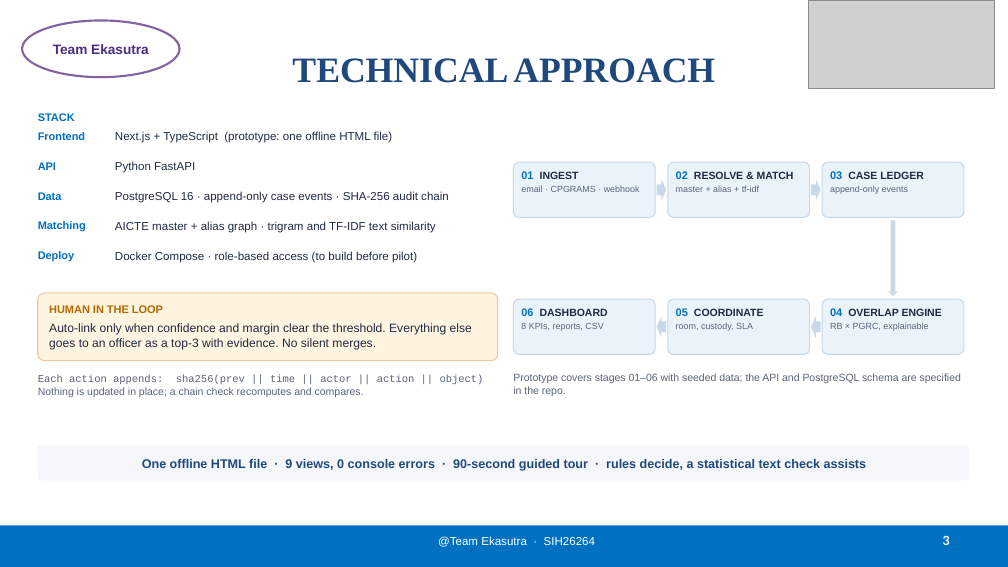
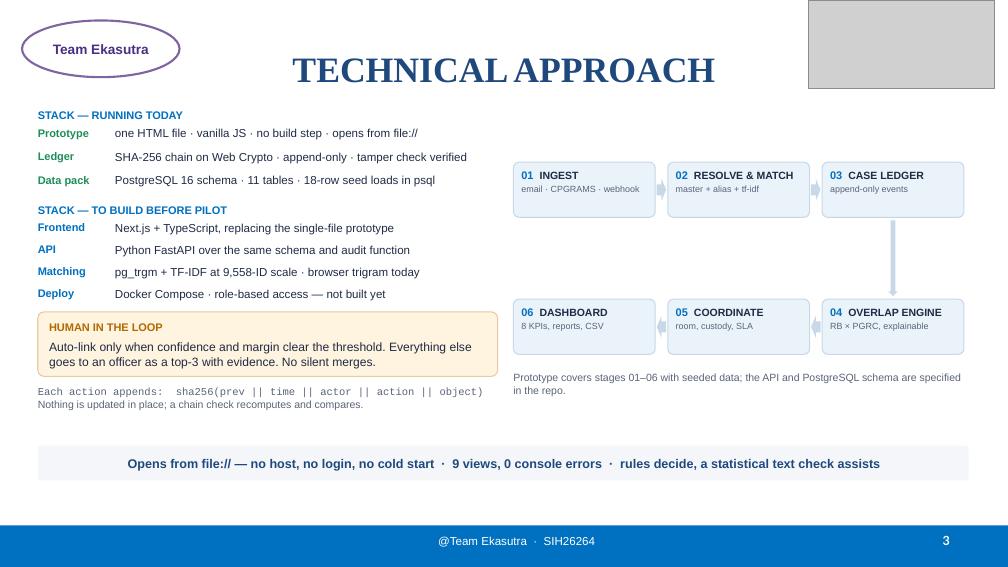
Before and after one commit to jvjerwinece/SIH26264, a slide deck: slide 3 of submission/Ekasutra_SIH2026_SIH26264_Official.pptx. Drawn at 1008x567 pixels with LibreOffice and Linux fonts; fonts in the diff are those of the drawing; grey boxes stand for pictures. Boxes give left, top, right and bottom in pixels: in the first picture for what was removed or moved away, otherwise in the second. Text is boxed around its words. In the diff, an @@ line names an element or a change of style, - is before the commit and + after.

Commit message:
fix: close the per-slide traps a judge reads for in the official deck
Page 2 described the mechanism in terms that would survive swapping the
regulator, so it now names one seeded case: three fee, scholarship and
intake complaints about one college in Kanchipuram, three name spellings,
two in PGRC and one in RB.

Page 3 listed a stack nobody has run. It is split into running today and
to build, so every green row is checkable and every blue row is declared
as not built. Page 4's risk column became five failure modes with their
fallbacks, including the two gaps we already carry. Page 5 gained a second
number with the working shown, counted from the shipped seed. Page 6
answers the data-access question directly.

```diff
--- a/submission/Ekasutra_SIH2026_SIH26264_Official.pptx
+++ b/submission/Ekasutra_SIH2026_SIH26264_Official.pptx
@@ text at box(38, 111, 183, 119): text changed @@
-STACK
+STACK — RUNNING TODAY
@@ text added at box(38, 129, 89, 139), 10.5 pt, text #1E8E5A, bold @@
+Prototype
@@ text at box(115, 128, 418, 140): text changed @@
-Next.js + TypeScript (prototype: one offline HTML file)
+one HTML file · vanilla JS · no build step · opens from file://
@@ text at box(38, 176, 90, 186): text changed; text colour #0070C0 to #1E8E5A @@
-Data
+Data pack
@@ text added at box(38, 152, 74, 163), 10.5 pt, text #1E8E5A, bold @@
+Ledger
@@ text removed at box(115, 161, 195, 173) @@
-Python FastAPI
@@ text added at box(115, 152, 467, 164), 11 pt, text #1F2A44 @@
+SHA-256 chain on Web Crypto · append-only · tamper check verified
@@ text added at box(115, 175, 435, 187), 11 pt, text #1F2A44 @@
+PostgreSQL 16 schema · 11 tables · 18-row seed loads in psql
@@ text added at box(38, 205, 227, 216), 10.5 pt, text #0070C0, bold @@
+STACK — TO BUILD BEFORE PILOT
@@ text removed at box(115, 191, 449, 203) @@
-PostgreSQL 16 · append-only case events · SHA-256 audit chain
@@ text "Frontend": place and size @@
-text "Frontend" at box(38, 132, 85, 140)
+text "Frontend" at box(38, 223, 85, 231)
@@ text removed at box(115, 221, 436, 233) @@
-AICTE master + alias graph · trigram and TF-IDF text similarity
@@ text added at box(115, 223, 394, 235), 11 pt, text #1F2A44 @@
+Next.js + TypeScript, replacing the single-file prototype
@@ text "Matching": place and size @@
-text "Matching" at box(38, 221, 86, 232)
+text "Matching" at box(38, 267, 86, 278)
@@ text "API": place and size @@
-text "API" at box(38, 162, 56, 170)
+text "API" at box(38, 245, 56, 253)
@@ text added at box(115, 245, 411, 257), 11 pt, text #1F2A44 @@
+Python FastAPI over the same schema and audit function
@@ text added at box(115, 267, 419, 279), 11 pt, text #1F2A44 @@
+pg_trgm + TF-IDF at 9,558-ID scale · browser trigram today
@@ text "Deploy": place and size @@
-text "Deploy" at box(38, 251, 75, 262)
+text "Deploy" at box(38, 289, 75, 300)
@@ text at box(115, 289, 385, 301): text changed @@
-Docker Compose · role-based access (to build before pilot)
+Docker Compose · role-based access — not built yet
@@ rounded rectangle "HUMAN IN THE LOOP": place and size @@
-rounded rectangle "HUMAN IN THE LOOP" at box(38, 293, 498, 361)
+rounded rectangle "HUMAN IN THE LOOP" at box(38, 312, 498, 376)
@@ text "Each action appends: sha256(prev || ...": place and size @@
-text "Each action appends: sha256(prev || ..." at box(38, 375, 484, 397)
+text "Each action appends: sha256(prev || ..." at box(38, 388, 484, 410)
@@ text in rounded rectangle at box(128, 458, 881, 471): text changed @@
-One offline HTML file · 9 views, 0 console errors · 90-second guided tour · rules decide, a statistical text check assists
+Opens from file:// — no host, no login, no cold start · 9 views, 0 console errors · rules decide, a statistical text check assists
```
Also in this commit, not shown: 4 other slides changed, 6 other files.
